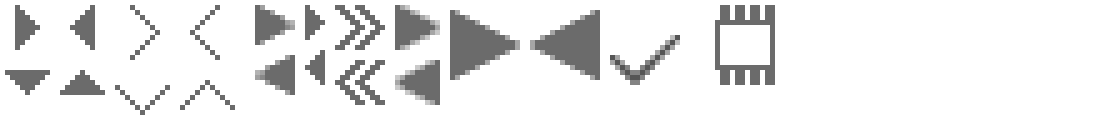
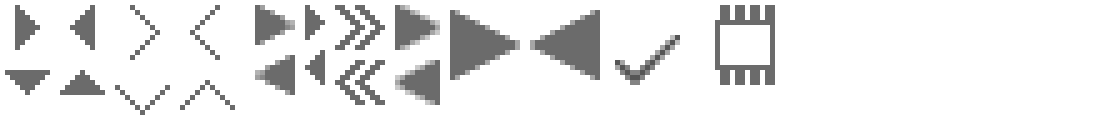
Comparing the layer stacks of the two 1120 × 130 images. Changes:
painted on "checked-sign" over box(610, 55, 620, 65)
